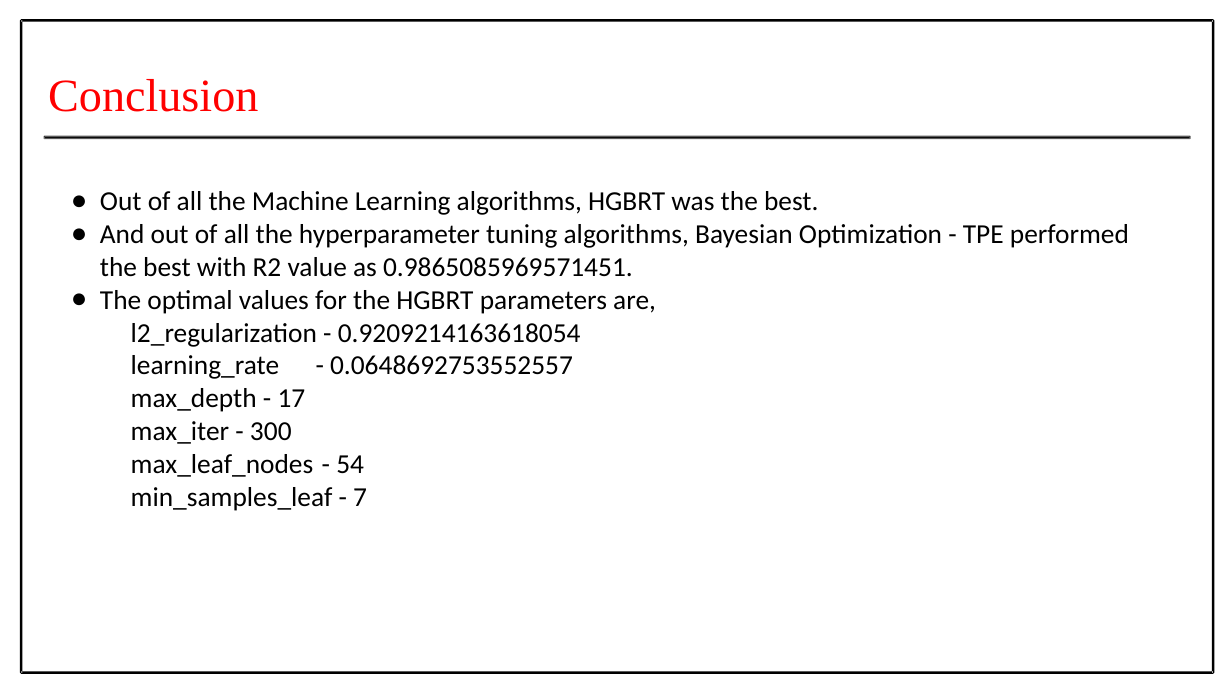
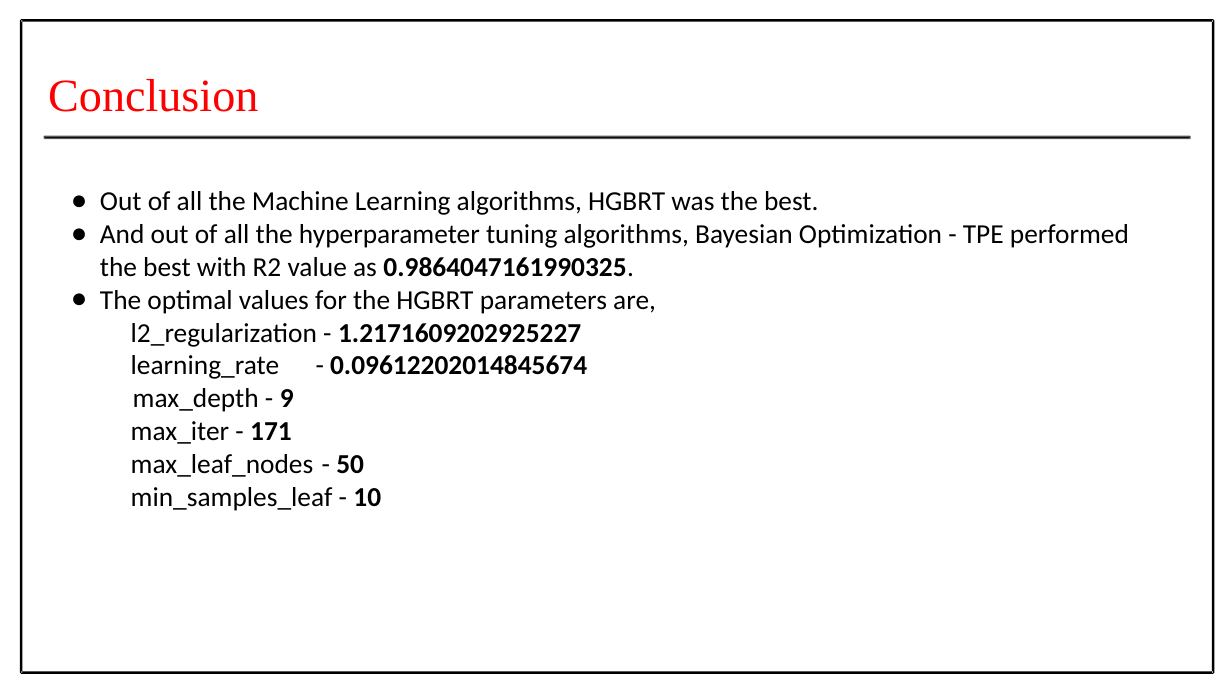
Before and after one commit to Prithiv-vijai/5g_MEC, a slide deck: slide 58 of Batch_4 IT-G2 Second Review.pptx. Drawn at 1232x693 pixels with LibreOffice and Linux fonts; fonts in the diff are those of the drawing. Boxes give left, top, right and bottom in pixels: in the first picture for what was removed or moved away, otherwise in the second. Text is boxed around its words. In the diff, an @@ line names an element or a change of style, - is before the commit and + after.

Commit message:
ordered optimization

```diff
--- a/Batch_4 IT-G2 Second Review.pptx
+++ b/Batch_4 IT-G2 Second Review.pptx
@@ text at bbox=[100, 224, 1129, 511]: text changed @@
-● And out of all the hyperparameter tuning algorithms, Bayesian Optimization - TPE performed the best with R2 value as 0.9865085969571451.
-● The optimal values for the HGBRT parameters are,
-  l2_regularization - 0.9209214163618054
-  learning_rate - 0.0648692753552557
-max_depth - 17
-max_iter - 300
-max_leaf_nodes - 54
-min_samples_leaf - 7
+● And out of all the hyperparameter tuning algorithms, Bayesian Optimization - TPE performed the best with R2 value as 0.9864047161990325.
+● The optimal values for the HGBRT parameters are,
+  l2_regularization - 1.2171609202925227
+  learning_rate - 0.09612202014845674
+max_depth - 9
+max_iter - 171
+max_leaf_nodes - 50
+min_samples_leaf - 10
```
Also in this commit, not shown: 2 other slides changed, 4 other files.
